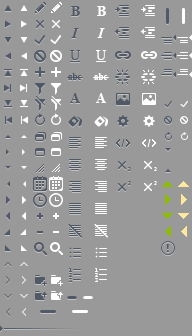
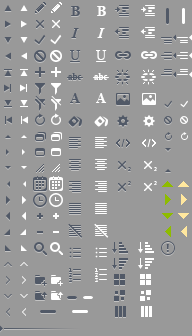
Layer changes from the first (192, 336) image to the second:
added layer "columns hover" above "columns" over bbox(141, 306, 152, 317)
added layer "columns" above "ungroup hover" over bbox(115, 306, 126, 317)
added layer "ungroup hover" above "ungroup" over bbox(140, 290, 151, 301)
added layer "ungroup" above "group hover" over bbox(114, 290, 125, 301)
added layer "group hover" above "group" over bbox(140, 274, 151, 285)
added layer "group" above "sort desc hover" over bbox(114, 274, 125, 285)
added layer "sort desc hover" above "sort desc" over bbox(138, 258, 154, 269)
added layer "sort desc" above "sort asc hover" over bbox(112, 258, 128, 269)
added layer "sort asc hover" above "sort asc" over bbox(138, 242, 154, 253)
added layer "sort asc" above "editor" over bbox(112, 242, 128, 253)
